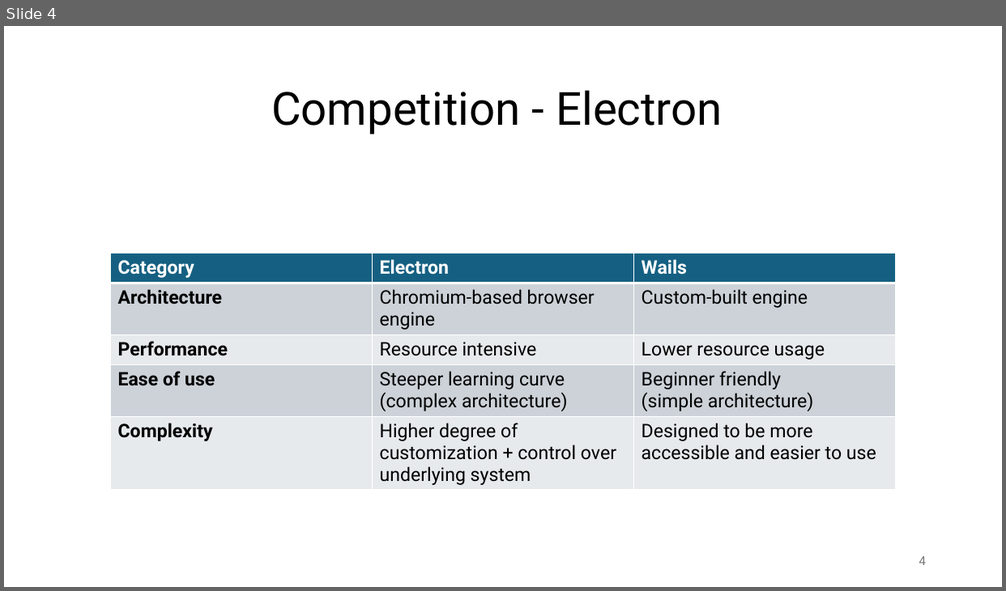
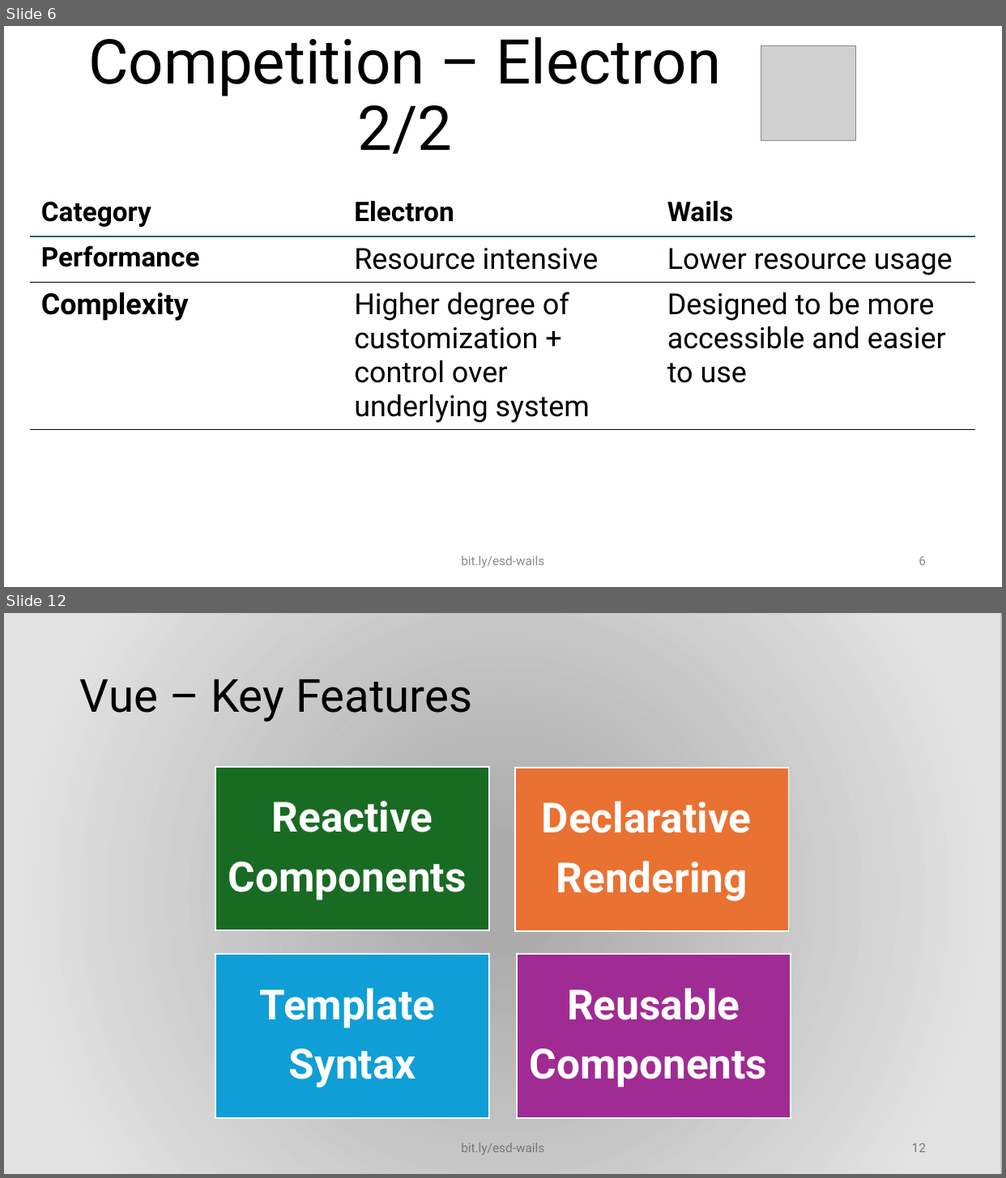
Before and after one commit to hiphof/esd-2024-wailsvue, a slide deck: presentation/Wails-Vue_Presentation.pptx. Shown one above the other, each under a label of ours: slide 4 before the commit, slides 6 and 12 after it; the slides between them are not shown. The pictures are 1006x591 and 1006x1178 pixels, drawn with LibreOffice and Linux fonts; fonts in the diff are those of the drawing; grey boxes stand for pictures; background and template pictures are left out; a plain dark background stands for a picture behind light text. Boxes give left, top, right and bottom in pixels: in the first picture for what was removed or moved away, otherwise in the second. Text is boxed around its words. In the diff, an @@ line names an element or a change of style, - is before the commit and + after.

```diff
--- a/presentation/Wails-Vue_Presentation.pptx
+++ b/presentation/Wails-Vue_Presentation.pptx
@@ slide 12 added at <box>4,613,1002,1174</box>, background picture (left out) @@
@@ rectangle added at <box>4,613,1002,1174</box>, fill gradient #E8E8E8 @@
@@ title added at <box>80,679,472,722</box>, 44 pt, text #000000 @@
+Vue – Key Features
@@ group added at <box>216,766,791,1118</box>: 4 rectangles, 4 texts @@
+Declarative
+Rendering
+Reactive
+Components
+Template
+Syntax
+Reusable
+Components
@@ text added at <box>461,1143,544,1155</box>, 12 pt, text #797979 @@
+bit.ly/esd-wails
@@ page number added at <box>912,1144,926,1152</box>, 12 pt, text #797979 @@
+12
@@ what was slide 4 is now slide 6 @@
@@ slide 6 changed as well @@
@@ title at <box>88,37,722,154</box>: text changed; size 44 to 59.4 pt @@
-Competition - Electron
+Competition – Electron 2/2
@@ picture added at <box>761,45,856,140</box> @@
@@ table at <box>30,191,975,433</box> @@
-row 2: Architecture | Chromium-based browser engine | Custom-built engine
-row 4: Ease of use | Steeper learning curve / (complex architecture) | Beginner friendly / (simple architecture)
@@ table: place and size @@
-table at <box>110,253,897,493</box>
+table at <box>30,191,975,433</box>
@@ text added at <box>461,556,544,568</box>, 12 pt, text #8C8C8C @@
+bit.ly/esd-wails
@@ page number at <box>918,557,926,565</box>: text changed; text colour #797979 to #8C8C8C @@
-4
+6
```
Also in this commit, not shown: 5 other slides changed, 9 other slides added, 8 slides removed, 1 other file.
